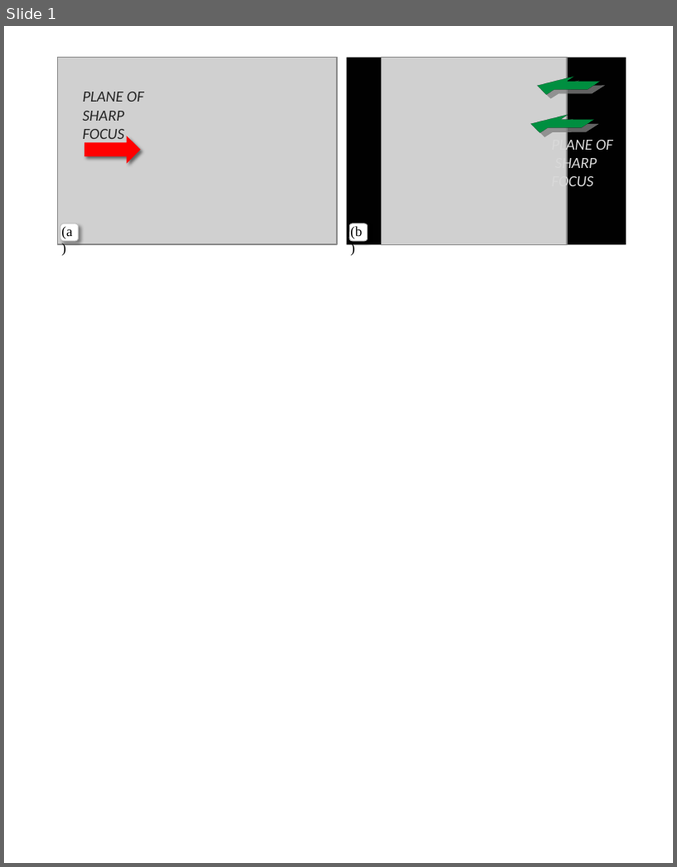
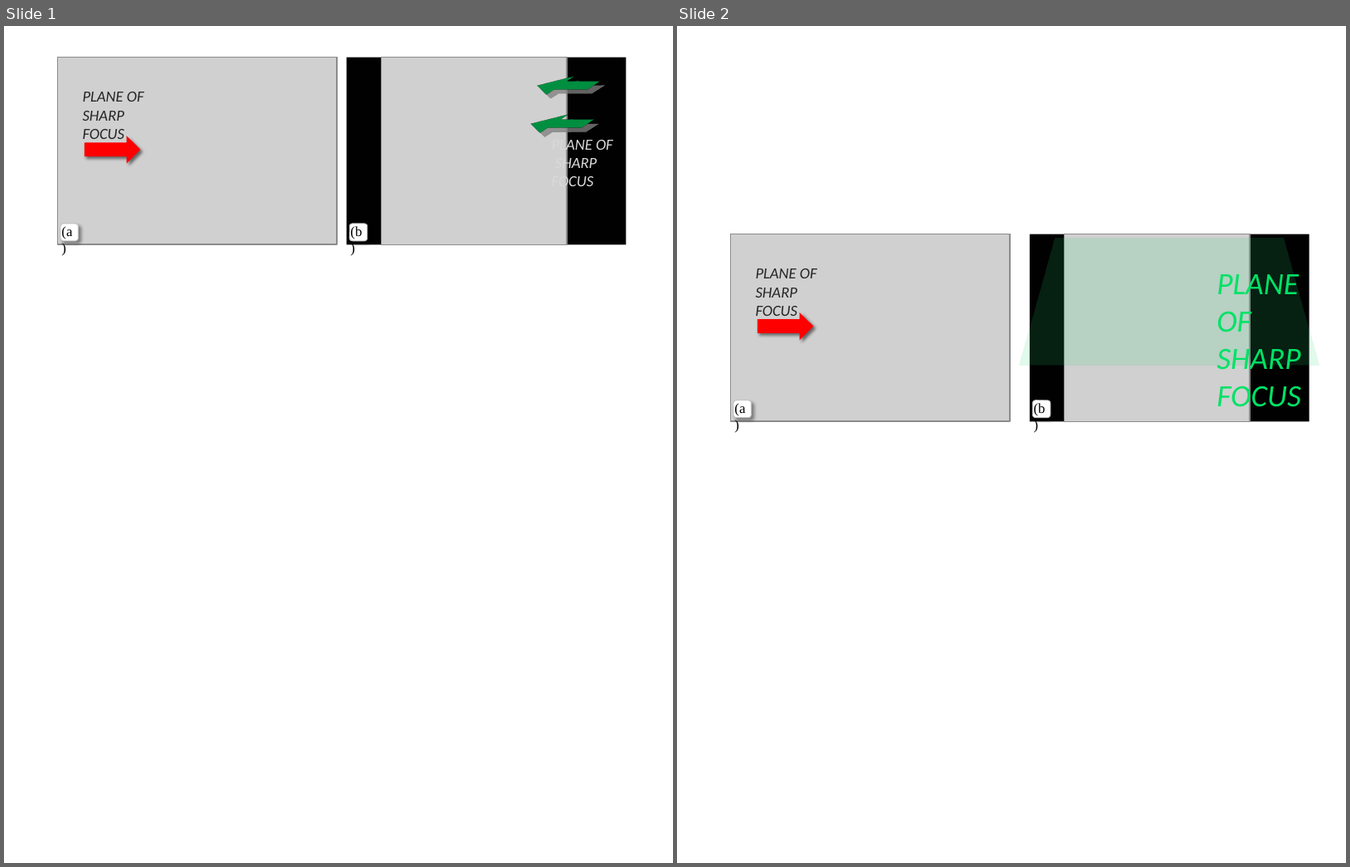
Before and after one commit to indranilsinharoy/phd-artifacts, a slide deck: talks/imaging_applied_optics_2016/images/figures_ppt.pptx. Shown side by side, each under a label of ours: slide 1 before the commit, slides 1 and 2 after it. The pictures are 677x867 and 1350x867 pixels, drawn with LibreOffice and Linux fonts; fonts in the diff are those of the drawing; grey boxes stand for pictures. Boxes give left, top, right and bottom in pixels: in the first picture for what was removed or moved away, otherwise in the second. Text is boxed around its words. In the diff, an @@ line names an element or a change of style, - is before the commit and + after.

```diff
--- a/talks/imaging_applied_optics_2016/images/figures_ppt.pptx
+++ b/talks/imaging_applied_optics_2016/images/figures_ppt.pptx
@@ slide 2 added at (677, 26, 1346, 863), background #FFFFFF @@
@@ group added at (730, 53, 1309, 532): 4 texts, 2 pictures, 2 rounded rectangles, 2 rectangles, 1 right arrow @@
+PLANE OF SHARP FOCUS
+(a)
+(b)
+PLANE OF SHARP FOCUS
```
Also in this commit, not shown: 1 other slide added, 4 other files.
